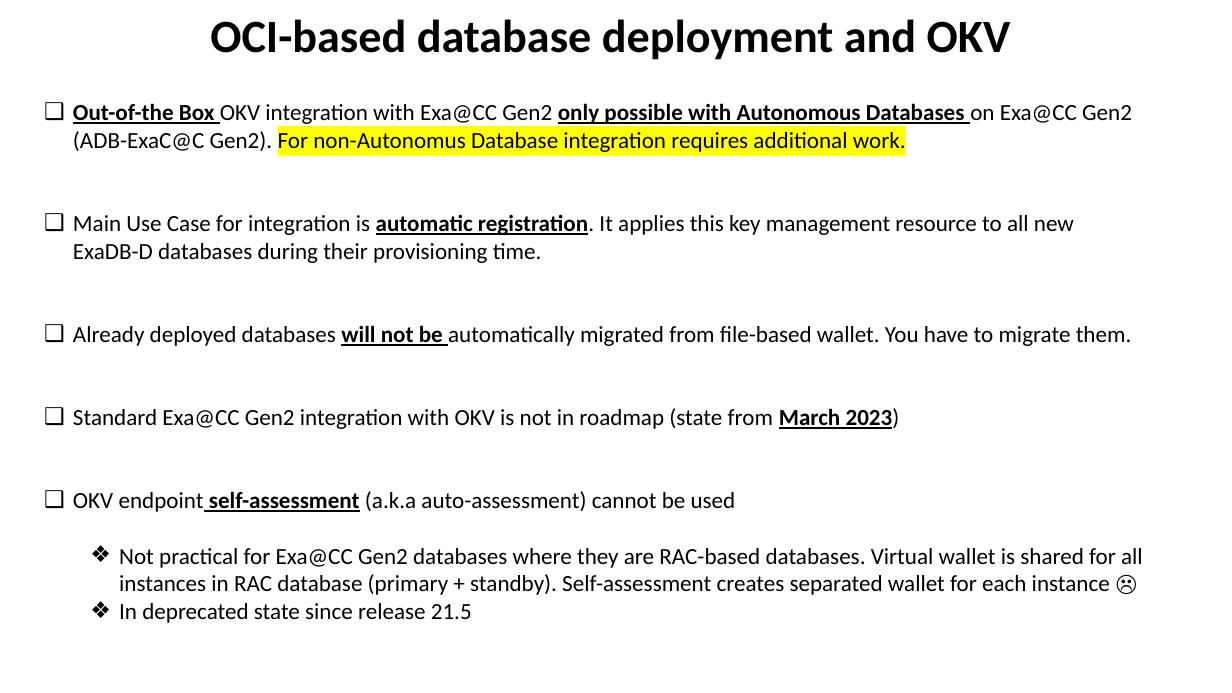
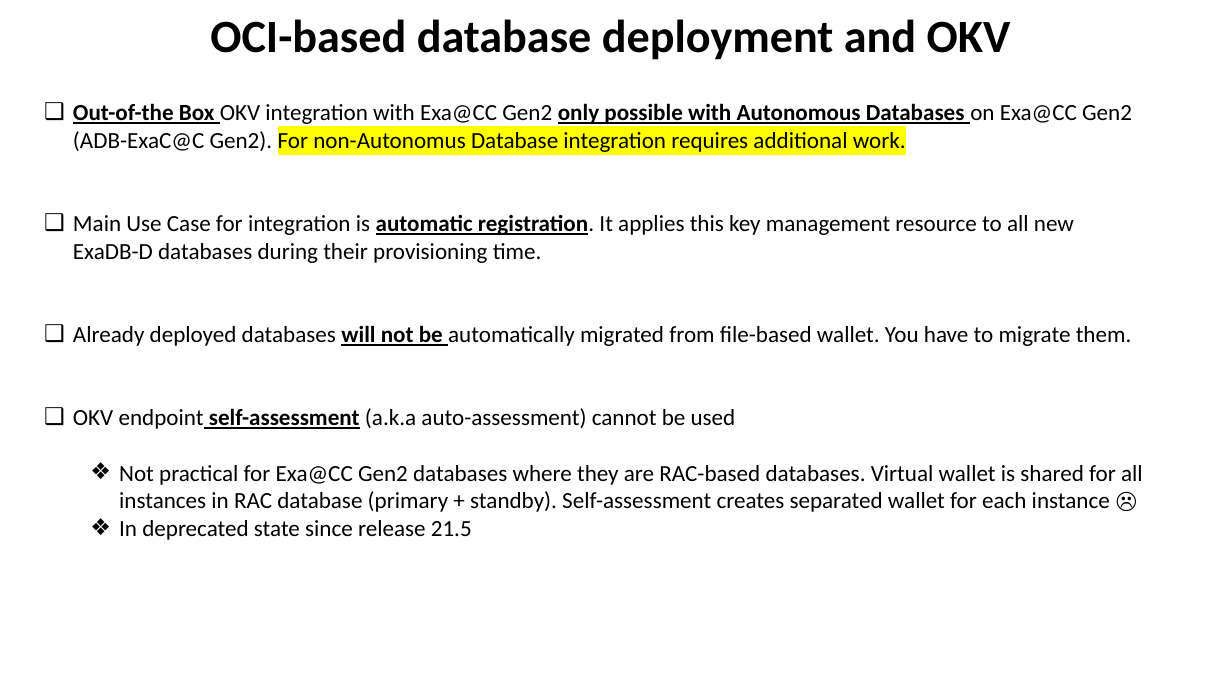
Before and after one commit to zizu1985/DOAG_OKV_EXACC, a slide deck: slide 9 of Oracle_Key_Vault_EXACC_DOAG26.pptx (slide 8 before the commit). Drawn at 1232x693 pixels with LibreOffice and Linux fonts; fonts in the diff are those of the drawing. Boxes give left, top, right and bottom in pixels: in the first picture for what was removed or moved away, otherwise in the second. Text is boxed around its words. In the diff, an @@ line names an element or a change of style, - is before the commit and + after.

```diff
--- a/Oracle_Key_Vault_EXACC_DOAG26.pptx
+++ b/Oracle_Key_Vault_EXACC_DOAG26.pptx
@@ text at [73,408,900,429]: paragraph removed @@
-❑ Standard Exa@CC Gen2 integration with OKV is not in roadmap (state from March 2023)
```
Also in this commit, not shown: 22 other slides changed, 1 slide added, 2 slides removed.
